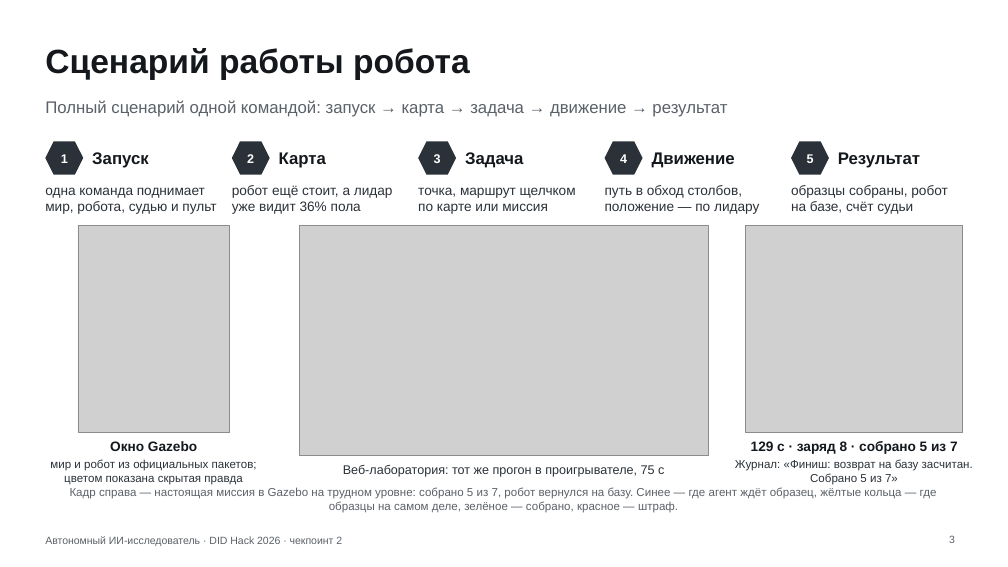
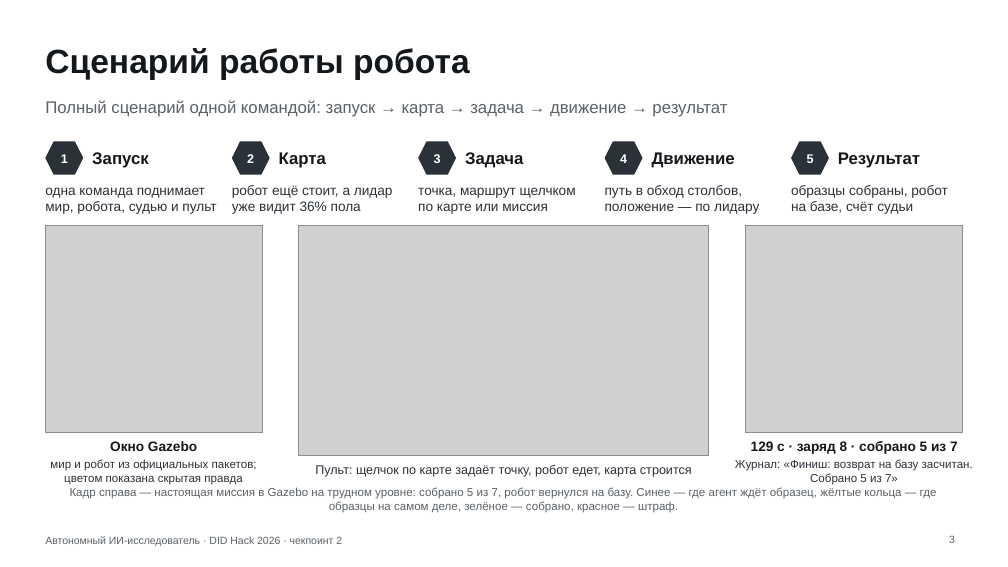
Before and after one commit to Mput13/did-hack, a slide deck: slide 3 of presentation/checkpoint2.pptx. Drawn at 1008x567 pixels with LibreOffice and Linux fonts; fonts in the diff are those of the drawing; grey boxes stand for pictures. Boxes give left, top, right and bottom in pixels: in the first picture for what was removed or moved away, otherwise in the second. Text is boxed around its words. In the diff, an @@ line names an element or a change of style, - is before the commit and + after.

```diff
--- a/presentation/checkpoint2.pptx
+++ b/presentation/checkpoint2.pptx
@@ picture: place and size @@
-picture at [78, 225, 229, 433]
+picture at [45, 225, 262, 433]
@@ text at [315, 465, 692, 477]: text changed @@
-Веб-лаборатория: тот же прогон в проигрывателе, 75 с
+Пульт: щелчок по карте задаёт точку, робот едет, карта строится
```
Also in this commit, not shown: 3 other slides changed, 17 other files.
